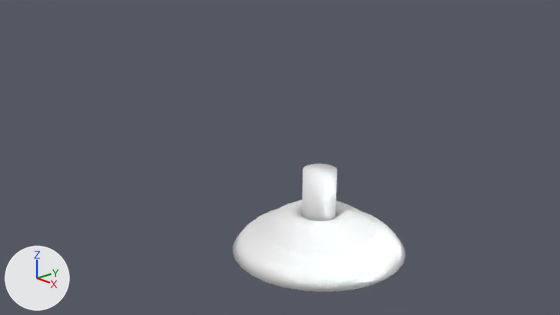
Renders of the Blender file section5-animated-lamp/AnimatedLamp.blend from each side of a commit.
Before and after are seen from the file's camera 'Camera'. The axes (+X, +Y, +Z) are drawn at lower left. The lights are the same throughout.

Names of what the first picture shows: 'LampBase', 'LampStem'.
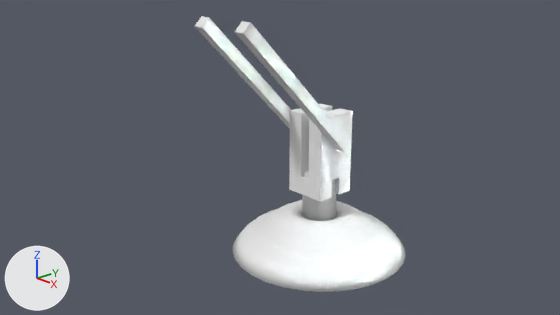
ob_mirroraxis is not drawn itself; it is used by a modifier of ob_lowerarm.

Where the change shows, as pixel boxes (x1, y1, x2, y2) in the pictures (560 x 315 px):
'LampStem', reshaped: before (302, 164, 337, 221); after (289, 104, 353, 221)
'LowerArm', added: after (195, 16, 350, 152)

What changed in the scene script:
```text
Change me_mesh_001:
    used by ob_lampstem; location = (0.0, 0.0, 0.0)
    remove me_mesh_001.from_pydata(...)  # 98 vertices, 120 faces; spans x -0.096..0.096, y -0.096..0.096, z 0.07..0.48
    add me_mesh_001.from_pydata(...)  # 212 vertices, 178 faces; spans x -0.12..0.12, y -0.12..0.12, z 0.07..0.816
    me_mesh_001 part 1
    43 vertices are removed from x -0.096..0.096, y -0.088..0.088, z 0.48
    88 faces are deleted
    52 vertices are added at x -0.091..0.091, y -0.12..0.12, z 0.356..0.516
    26 new vertices lie (0.0, 0.0, 0.286) away from vertices in x -0.088..0.088, y -0.096..0.096, z 0.07
    23 new vertices lie (0.0, 0.0, 0.386) away from vertices in x -0.096..0.096, y -0.02..0.02, z 0.07
    6 new vertices lie (0.0, 0.0, -0.024) away from vertices in x -0.02..0.02, y -0.096..0.096, z 0.48
    6 new vertices lie (0.09, 0.0, 0.0) away from vertices in x 0.03, y -0.12..0.12, z 0.356..0.516
    6 new vertices lie (-0.09, 0.0, 0.0) away from vertices in x -0.03, y -0.12..0.12, z 0.356..0.516
    8 new vertices lie (0.0, 0.09, 0.0) away from vertices in x -0.12..0.12, y -0.12, z 0.356..0.516
    12 new vertices lie (0.0, 0.0, 0.3) away from vertices in x -0.12..0.12, y -0.12..0.12, z 0.516
    12 new vertices lie (0.0, -0.09, 0.0) away from vertices in x -0.12..0.12, y 0.12, z 0.356..0.816
    6 new vertices lie (0.007, 0.0, 0.0) away from vertices in x -0.02..0.013, y -0.03..0.03, z 0.48
    66 new faces join them
    80 new faces join them, smooth
Add me_plane_001_2:
    me_plane_001_2.from_pydata([(-0.03, -0.03, 0.0), (0.03, -0.03, 0.0), (-0.03, 0.03, 0.0), (0.03, 0.03, 0.0), (-0.03, 0.03, 0.0), (-0.03, -0.03, 0.0), (0.93, -0.03, 0.0), (0.93, 0.03, 0.0), (-0.03, 0.03, 0.06), (-0.03, -0.03, 0.06), (0.93, -0.03, 0.06), (0.93, 0.03, 0.06)], [], [(0, 2, 3, 1), (6, 7, 11, 10), (3, 2, 4, 7), (0, 1, 6, 5), (1, 3, 7, 6), (2, 0, 5, 4), (9, 10, 11, 8), (4, 5, 9, 8), (7, 4, 8, 11), (5, 6, 10, 9)])
Add ob_mirroraxis:
    ob_mirroraxis = bpy.data.objects.new('MirrorAxis', None)
    ob_mirroraxis.parent = ob_lowerarm
    ob_mirroraxis.matrix_parent_inverse = Matrix(((0.0, -0.707, 0.707, -0.471), (0.0, 0.707, 0.707, -0.471), (-1.0, 0.0, 0.0, -0.12), (0.0, 0.0, 0.0, 1.0)))
    ob_mirroraxis.location = (0.0, 0.0, 0.0)
Add ob_lowerarm:
    ob_lowerarm = bpy.data.objects.new('LowerArm', me_plane_001_2)
    ob_lowerarm.location = (-0.12, 0.0, 0.666)
    ob_lowerarm.rotation_euler = (1.571, -0.785, -1.571)  # degrees (90, -45, -90)
    _m = ob_lowerarm.modifiers.new('Mirror', 'MIRROR')
    _m.mirror_object = ob_mirroraxis
```
